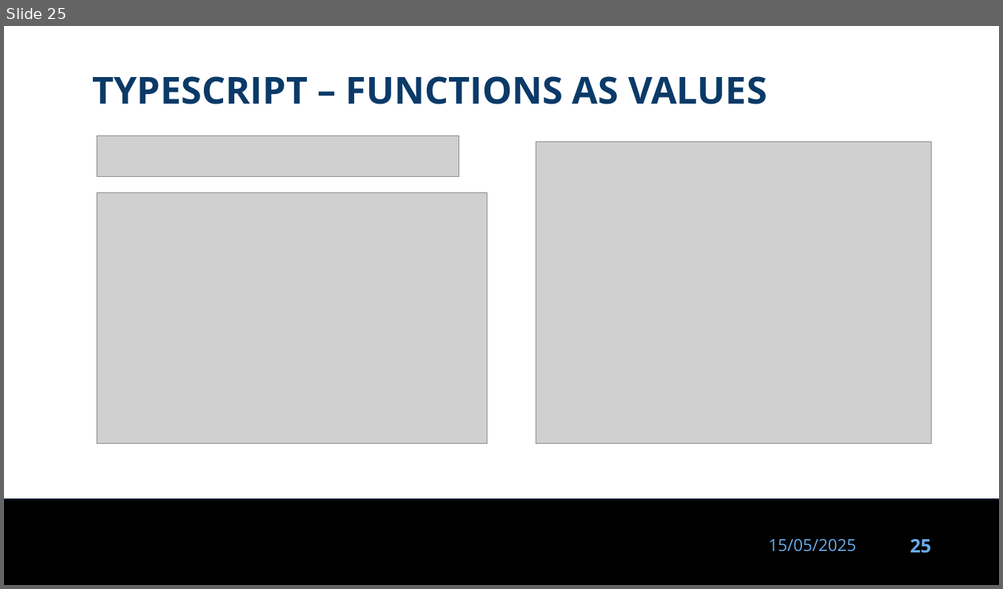
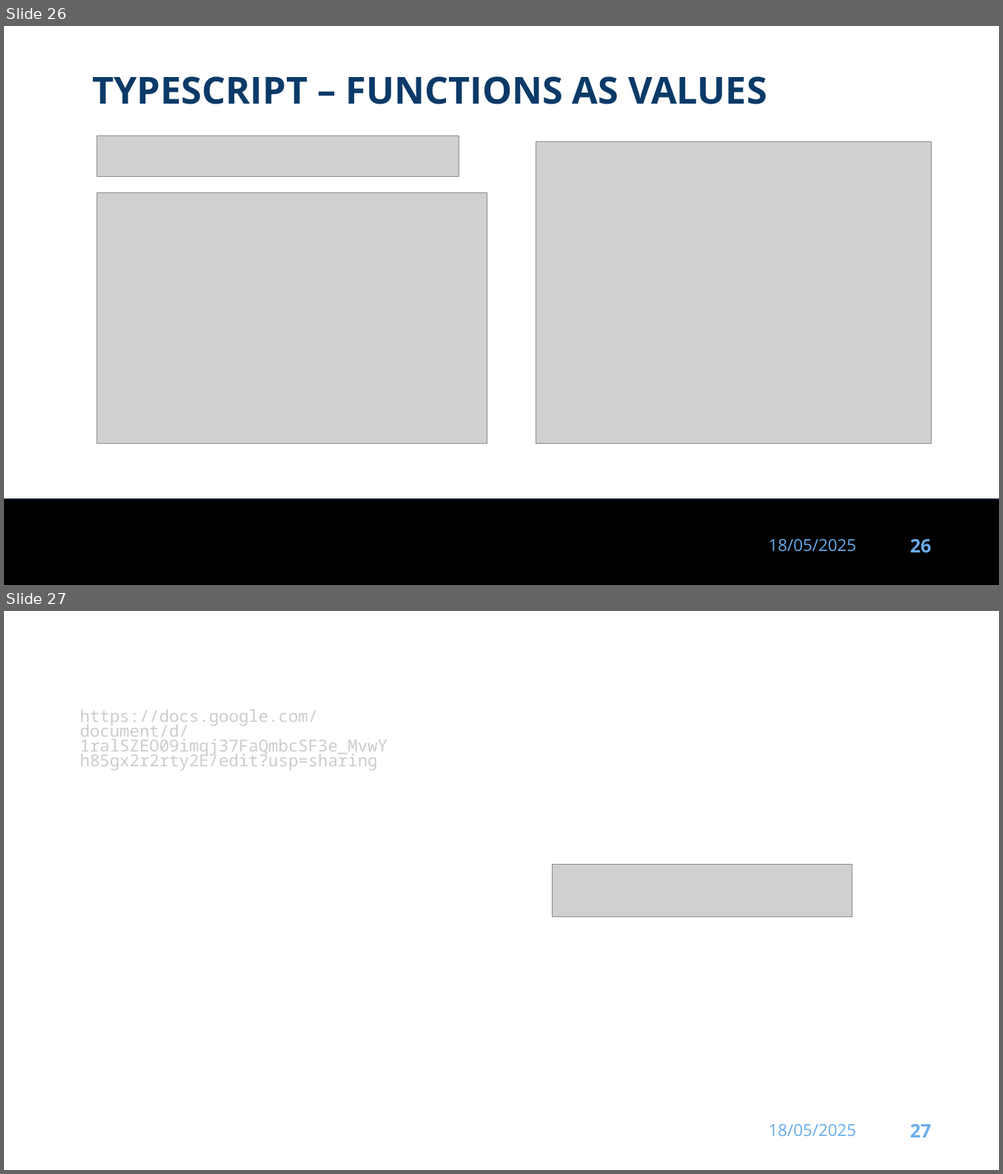
Before and after one commit to dinoDuvnjak/CTK, a slide deck: Bootcamp/typescript/typescript-uvod.pptx. Shown one above the other, each under a label of ours: slide 25 before the commit, slides 26 and 27 after it. The pictures are 1003x589 and 1003x1174 pixels, drawn with LibreOffice and Linux fonts; fonts in the diff are those of the drawing; grey boxes stand for pictures; background and template pictures are left out. Boxes give left, top, right and bottom in pixels: in the first picture for what was removed or moved away, otherwise in the second. Text is boxed around its words. In the diff, an @@ line names an element or a change of style, - is before the commit and + after.

```diff
--- a/Bootcamp/typescript/typescript-uvod.pptx
+++ b/Bootcamp/typescript/typescript-uvod.pptx
@@ slide 27 added at [4, 611, 999, 1170], background #FFFFFF; not listed: 2 template elements that a slide beside it also shows @@
@@ title added at [59, 611, 379, 692], 32 pt, text #FFFFFF, bold @@
+VJEŽBA
@@ text added at [80, 709, 387, 770], 16 pt, text #CCCCCC @@
+https://docs.google.com/document/d/1ralSZEO09imqj37FaQmbcSF3e_MvwYh85gx2r2rty2E/edit?usp=sharing
@@ picture added at [552, 865, 851, 917] @@
@@ what was slide 25 is now slide 26 @@
@@ slide 26 changed as well @@
@@ text at [768, 539, 856, 552]: text changed @@
-15/05/2025
+18/05/2025
@@ page number at [910, 539, 931, 554]: text changed @@
-25
+26
```
Also in this commit, not shown: 29 other slides changed, 2 other slides added, 1 slide removed, 27 other files.
